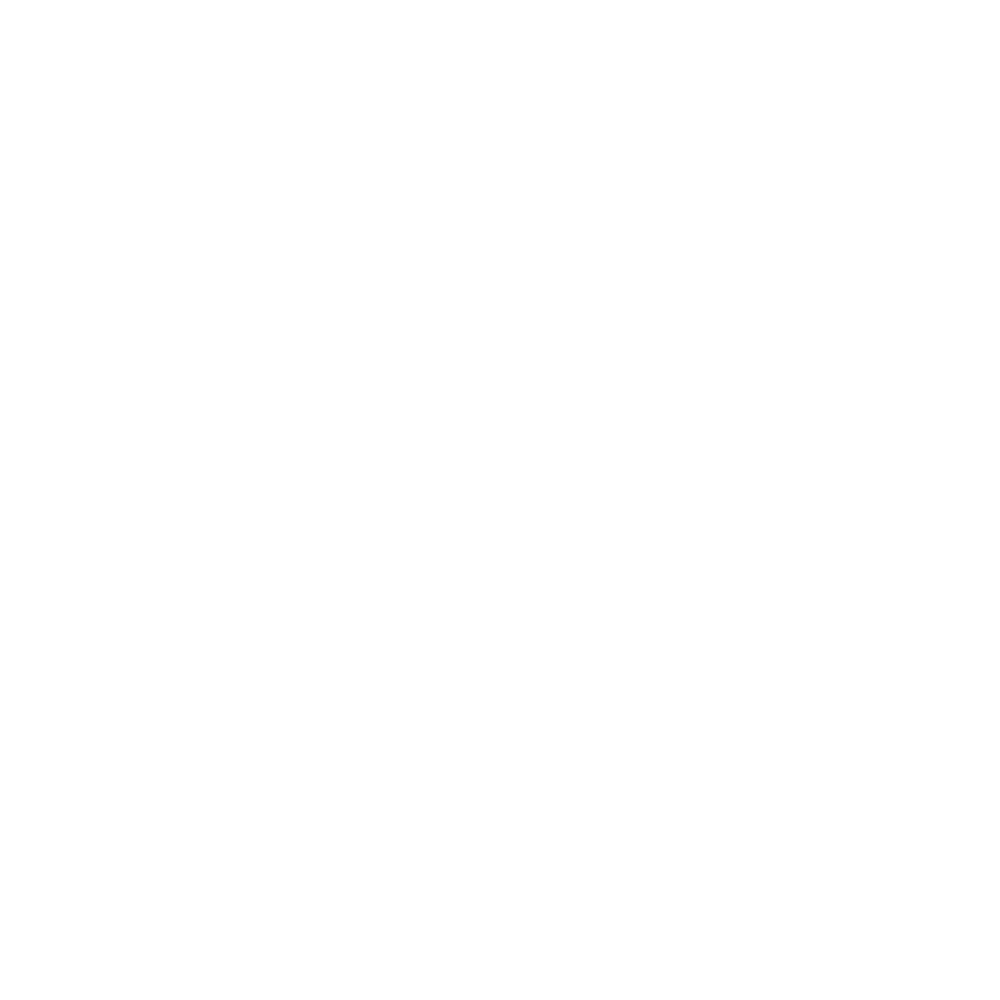
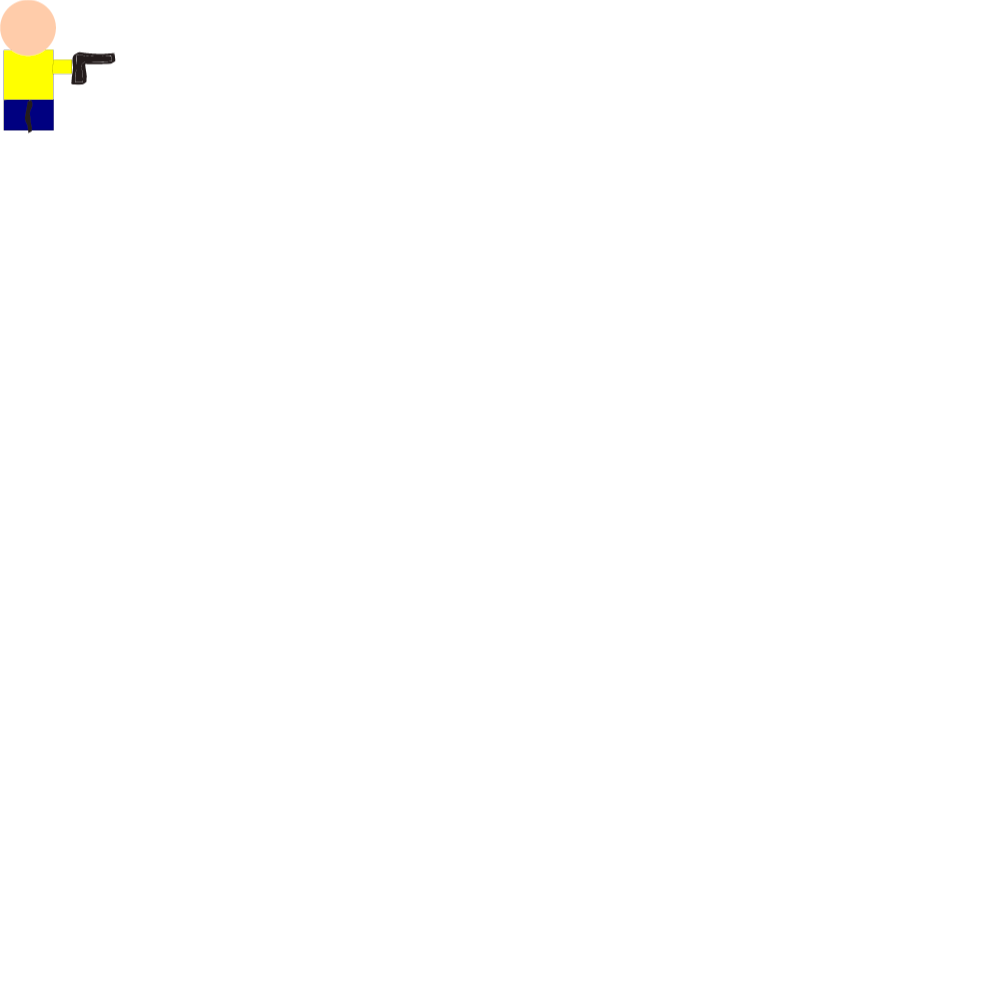
Layered file, before and after one edit (1000 x 1000). Changes by layer:
added layer "player" above "Grid" over 0, 0, 116, 134
